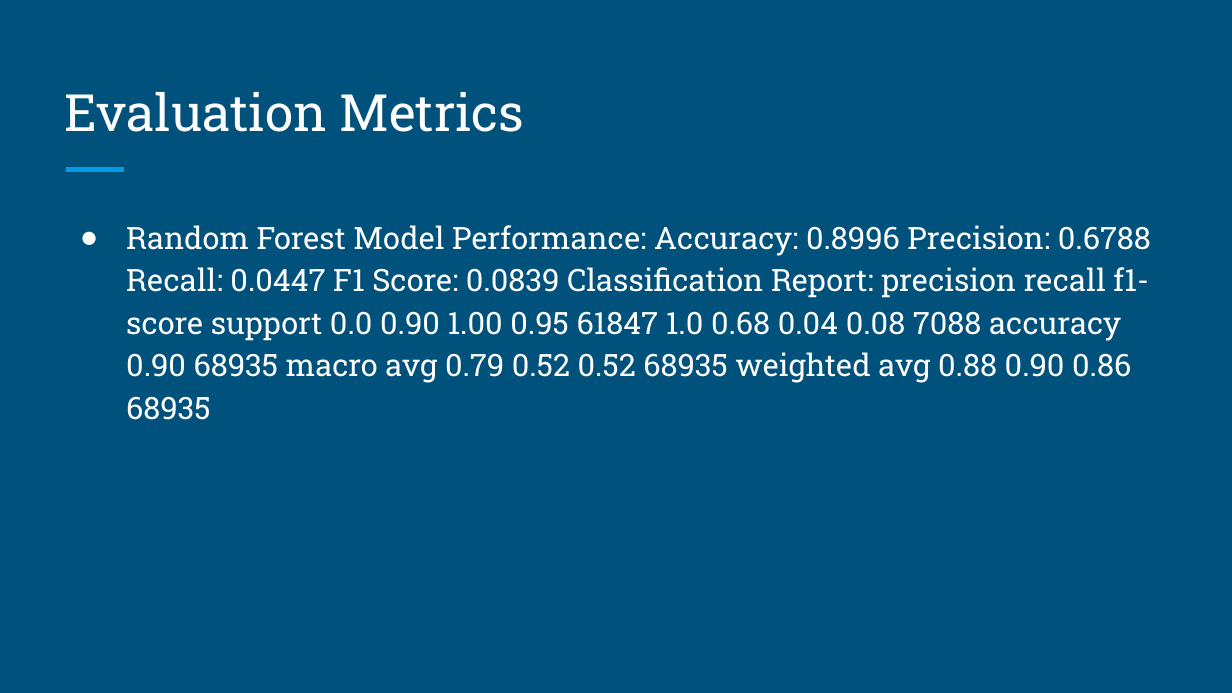
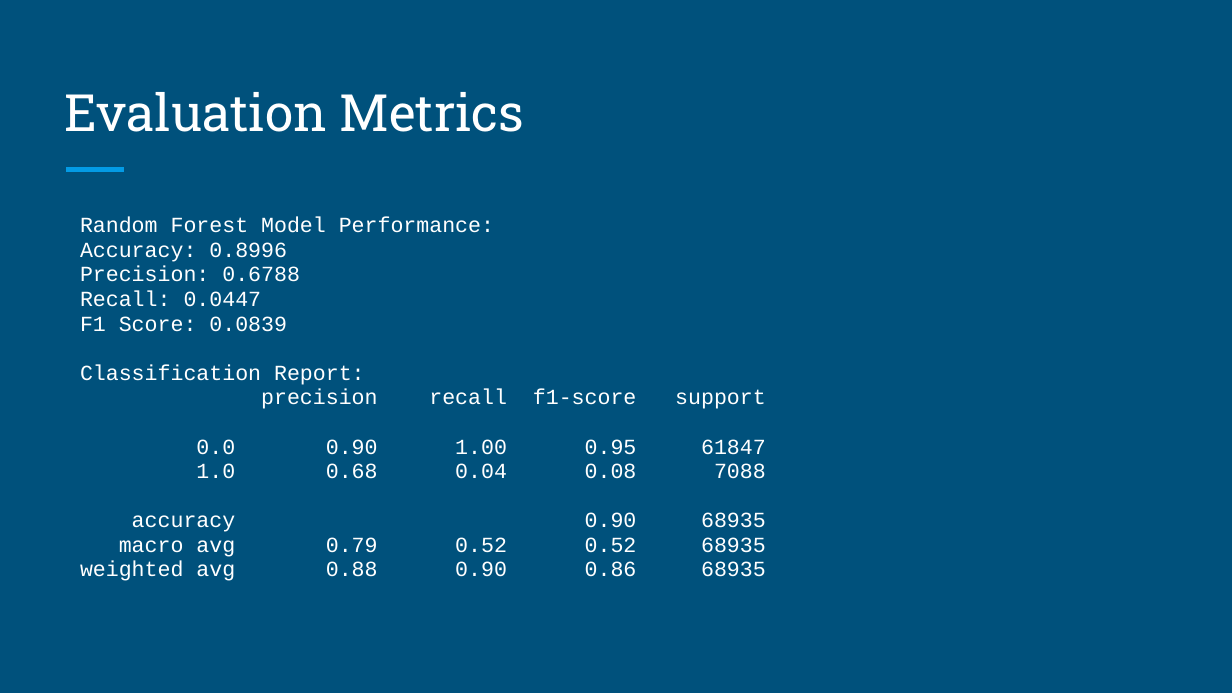
Before and after one commit to rich-willet/Project-4-Group-3, a slide deck: slide 16 of Power_point.pptx. Drawn at 1232x693 pixels with LibreOffice and Linux fonts; fonts in the diff are those of the drawing. Boxes give left, top, right and bottom in pixels: in the first picture for what was removed or moved away, otherwise in the second. Text is boxed around its words. In the diff, an @@ line names an element or a change of style, - is before the commit and + after.

```diff
--- a/Power_point.pptx
+++ b/Power_point.pptx
@@ text at (x1=80, y1=217, x2=766, y2=581): text changed; size 18 to 12.6 pt; font Roboto Slab to Courier New @@
-● Random Forest Model Performance: Accuracy: 0.8996 Precision: 0.6788 Recall: 0.0447 F1 Score: 0.0839 Classification Report: precision recall f1-score support 0.0 0.90 1.00 0.95 61847 1.0 0.68 0.04 0.08 7088 accuracy 0.90 68935 macro avg 0.79 0.52 0.52 68935 weighted avg 0.88 0.90 0.86 68935
+Random Forest Model Performance:
+Accuracy: 0.8996
+Precision: 0.6788
+Recall: 0.0447
+F1 Score: 0.0839
+Classification Report:
+precision recall f1-score support
+0.0 0.90 1.00 0.95 61847
+1.0 0.68 0.04 0.08 7088
+accuracy 0.90 68935
+macro avg 0.79 0.52 0.52 68935
+weighted avg 0.88 0.90 0.86 68935
```
Also in this commit, not shown: 2 other slides changed, 1 slide added, 4 other files.
